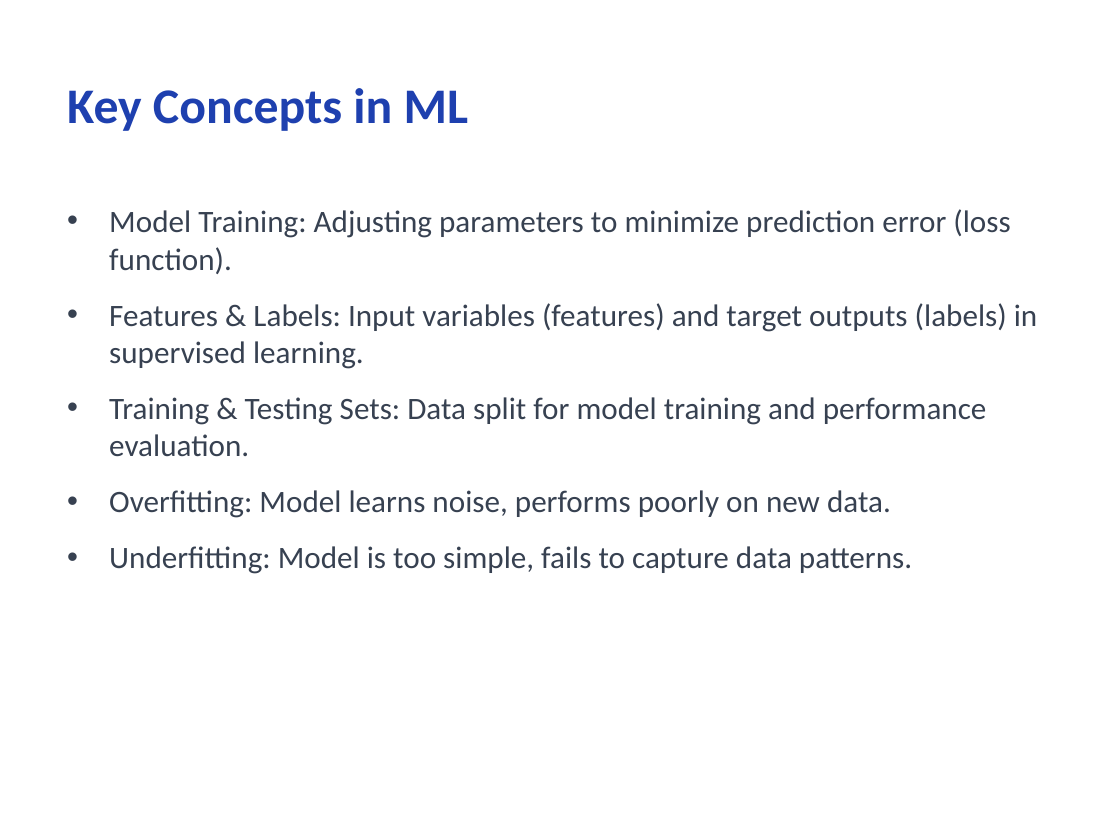
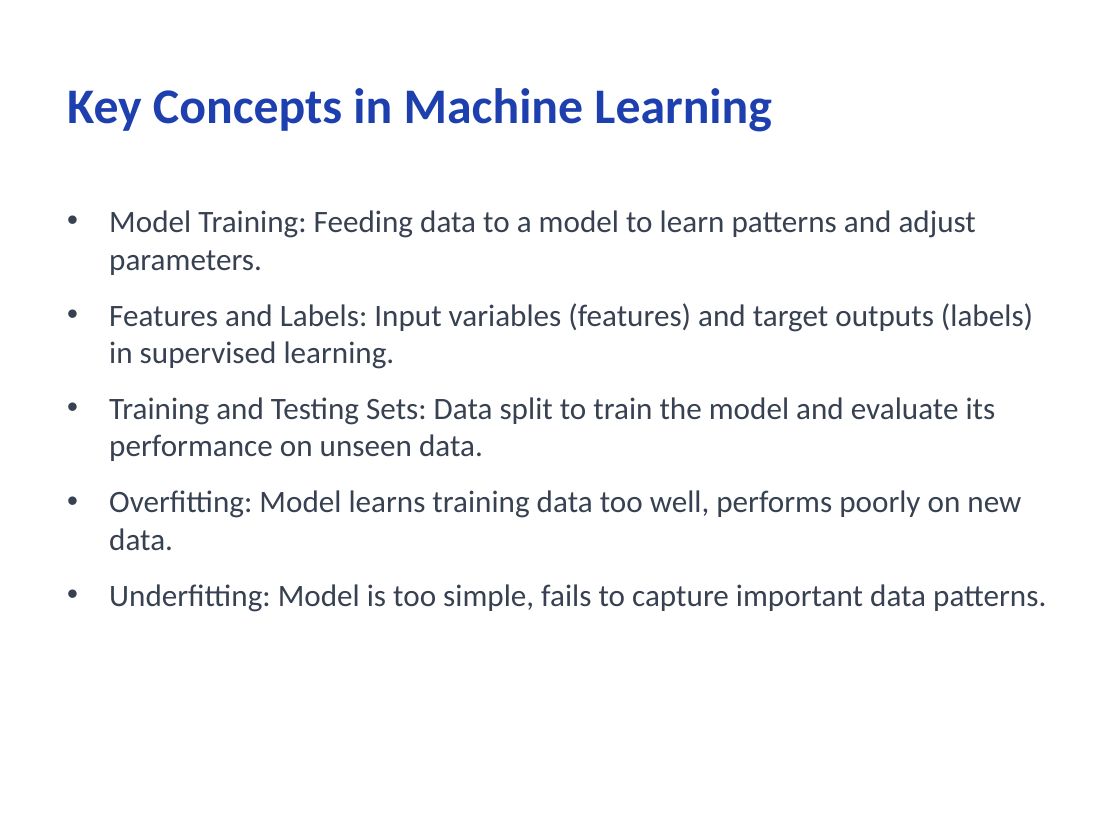
Before and after one commit to CodeByMonil/Lecture-Notes-Processor, a slide deck: slide 6 of outputs/slides/monil_ML-Note.pptx. Drawn at 1120x840 pixels with LibreOffice and Linux fonts; fonts in the diff are those of the drawing. Boxes give left, top, right and bottom in pixels: in the first picture for what was removed or moved away, otherwise in the second. Text is boxed around its words. In the diff, an @@ line names an element or a change of style, - is before the commit and + after.

```diff
--- a/outputs/slides/monil_ML-Note.pptx
+++ b/outputs/slides/monil_ML-Note.pptx
@@ title at (67,88,772,132): text changed @@
-Key Concepts in ML
+Key Concepts in Machine Learning
@@ text at (109,210,1046,612): text changed @@
-• Model Training: Adjusting parameters to minimize prediction error (loss function).
-• Features & Labels: Input variables (features) and target outputs (labels) in supervised learning.
-• Training & Testing Sets: Data split for model training and performance evaluation.
-• Overfitting: Model learns noise, performs poorly on new data.
-• Underfitting: Model is too simple, fails to capture data patterns.
+• Model Training: Feeding data to a model to learn patterns and adjust parameters.
+• Features and Labels: Input variables (features) and target outputs (labels) in supervised learning.
+• Training and Testing Sets: Data split to train the model and evaluate its performance on unseen data.
+• Overfitting: Model learns training data too well, performs poorly on new data.
+• Underfitting: Model is too simple, fails to capture important data patterns.
```
Also in this commit, not shown: 10 other slides changed, 24 other files.
